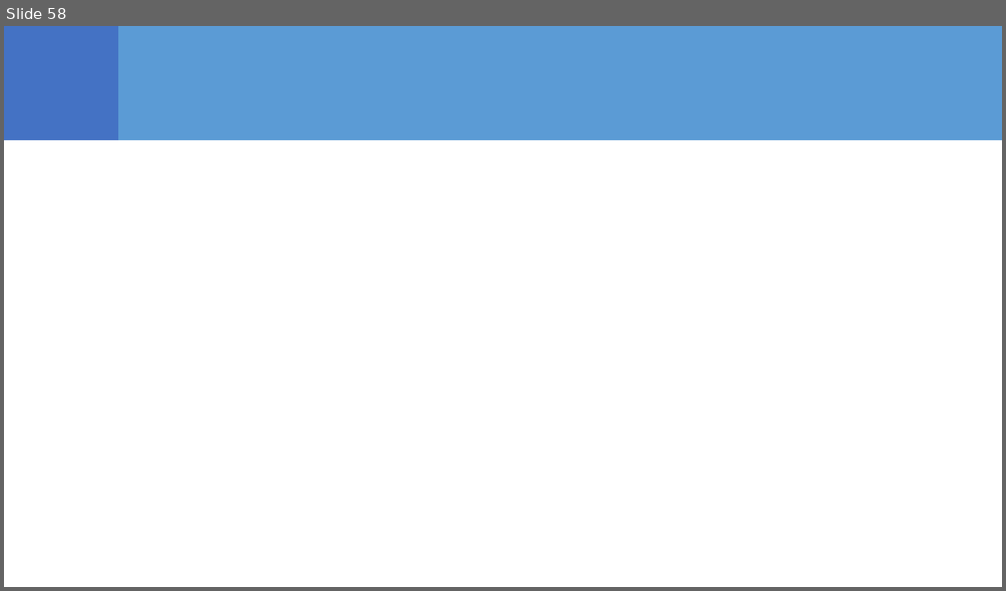
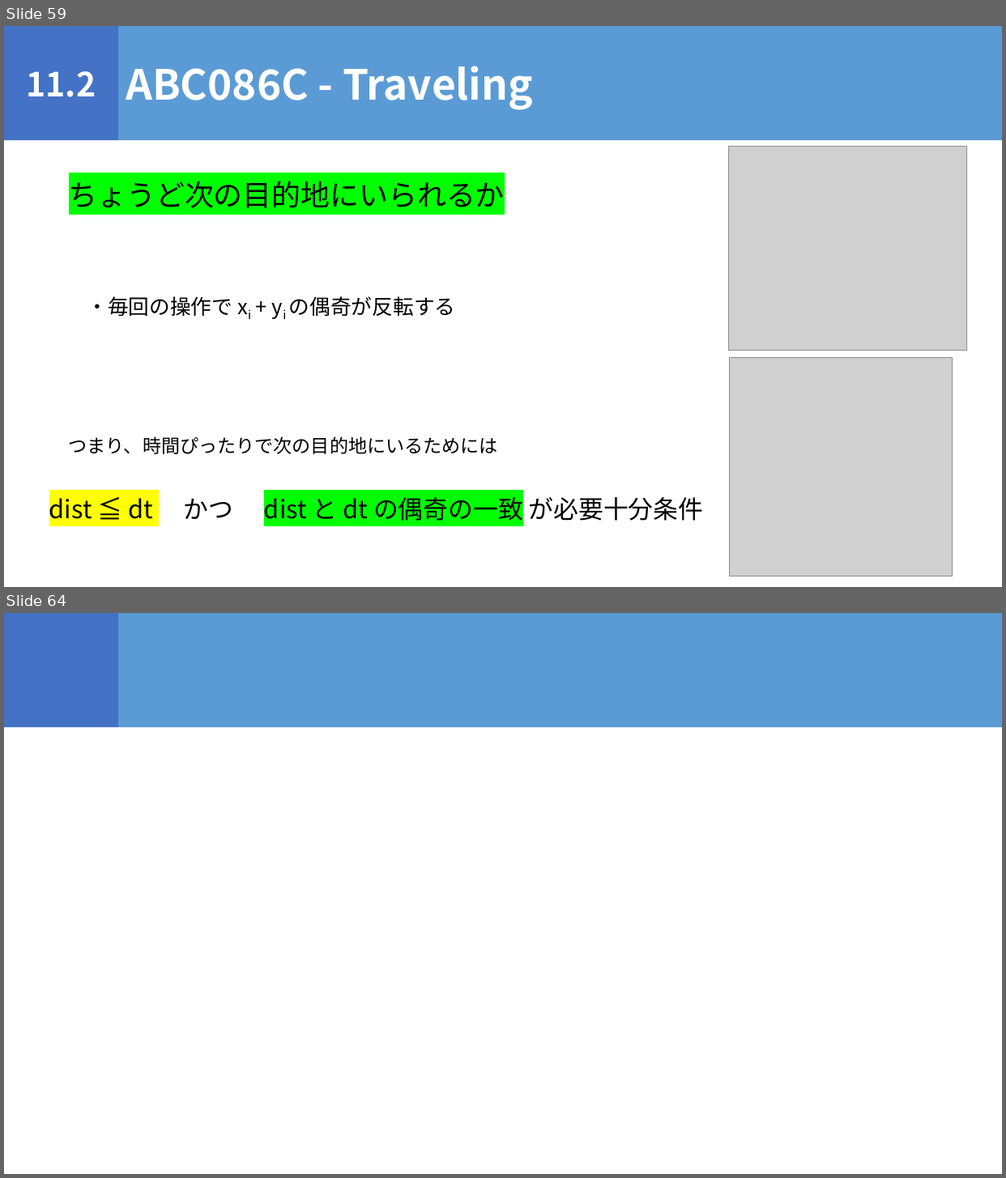
Before and after one commit to igeeeeee/triC_AtCoder_Beginners_Selection, a slide deck: ABS_勉強会.pptx. Shown one above the other, each under a label of ours: slide 58 before the commit, slides 59 and 64 after it; the slides between them are not shown. The pictures are 1006x591 and 1006x1178 pixels, drawn with LibreOffice and Linux fonts; fonts in the diff are those of the drawing; grey boxes stand for pictures. Boxes give left, top, right and bottom in pixels: in the first picture for what was removed or moved away, otherwise in the second. Text is boxed around its words. In the diff, an @@ line names an element or a change of style, - is before the commit and + after.

```diff
--- a/ABS_勉強会.pptx
+++ b/ABS_勉強会.pptx
@@ slide 59 added at box(4, 26, 1002, 587), background #FFFFFF @@
@@ rectangle added at box(4, 26, 118, 140), fill #4472C4, 32 pt, text #FFFFFF, bold @@
+11.2
@@ rectangle added at box(118, 26, 1002, 140), fill #5B9BD5, 40 pt, text #FFFFFF, bold @@
+ABC086C - Traveling
@@ picture added at box(729, 147, 967, 351) @@
@@ text added at box(69, 181, 505, 208), 28 pt, text #000000 @@
+ちょうど次の目的地にいられるか
@@ text added at box(87, 297, 456, 316), 20 pt, text #000000 @@
+・毎回の操作で xi + yi の偶奇が反転する
@@ picture added at box(730, 357, 953, 576) @@
@@ text added at box(69, 437, 498, 454), 18 pt, text #000000 @@
+つまり、時間ぴったりで次の目的地にいるためには
@@ text added at box(49, 497, 704, 521), 24 pt, text #000000 @@
+dist ≦ dt かつ dist と dt の偶奇の一致 が必要十分条件
@@ what was slide 58 is now slide 64 @@
```
Also in this commit, not shown: 1 slide changed, 5 other slides added, 3 slides removed, 3 other files.
